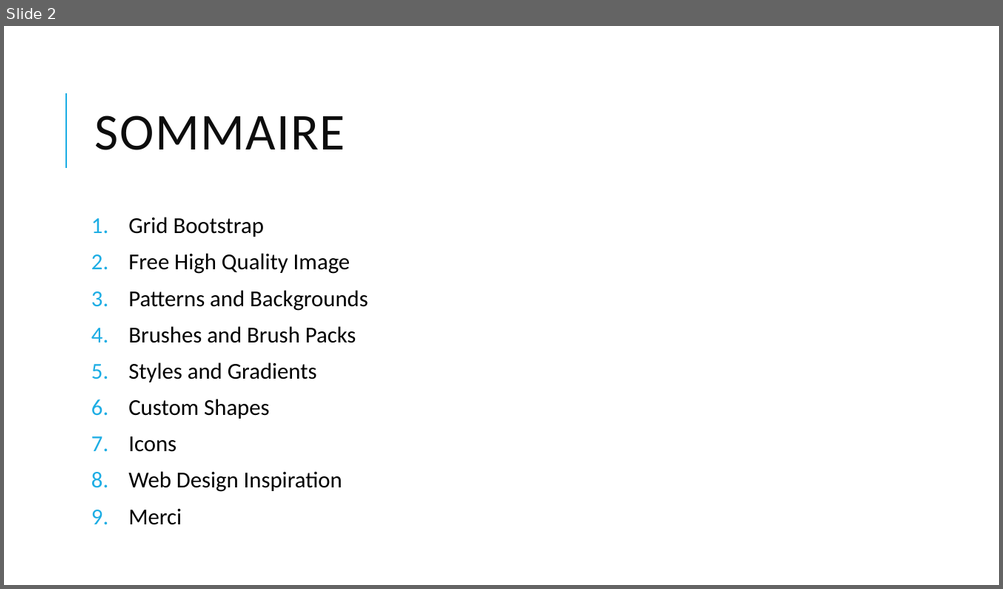
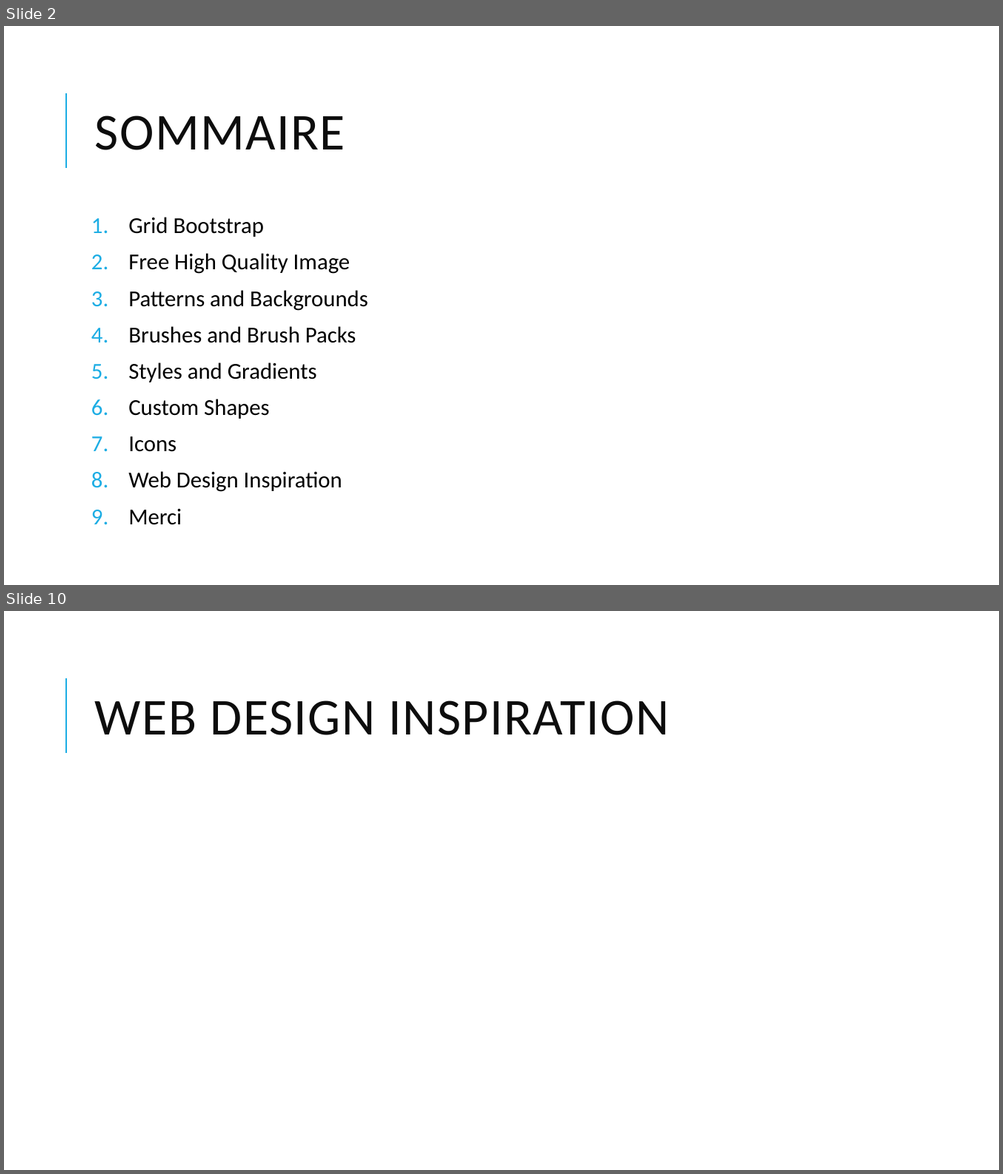
Before and after one commit to lasridouae/Photoshop-Web-Design, a slide deck: 4. Avoir une base d’images HQR (High Quality Resources)/Avoir une base d’images HQR (High Quality Resources).pptx. Shown one above the other, each under a label of ours: slide 2 before the commit, slides 2 and 10 after it; the slides between them are not shown. The pictures are 1003x589 and 1003x1174 pixels, drawn with LibreOffice and Linux fonts; fonts in the diff are those of the drawing. Boxes give left, top, right and bottom in pixels: in the first picture for what was removed or moved away, otherwise in the second. Text is boxed around its words. In the diff, an @@ line names an element or a change of style, - is before the commit and + after.

```diff
--- a/4. Avoir une base d’images HQR (High Quality Resources)/Avoir une base d’images HQR (High Quality Resources).pptx
+++ b/4. Avoir une base d’images HQR (High Quality Resources)/Avoir une base d’images HQR (High Quality Resources).pptx
@@ slide 10 added at <box>4,611,999,1170</box>, background #FFFFFF; not listed: 1 template element that a slide beside it also shows @@
@@ title added at <box>95,701,669,735</box>, 50 pt, text #0D0D0D @@
+WEB DESIGN INSPIRATION
```
Also in this commit, not shown: 1 slide changed, 7 other slides added, 1 slide removed, 4 other files.
